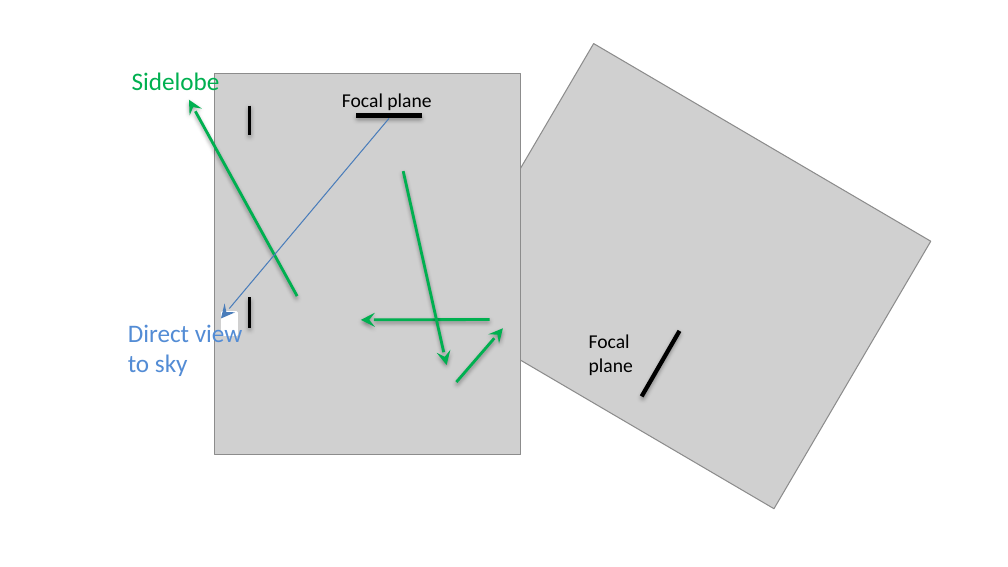
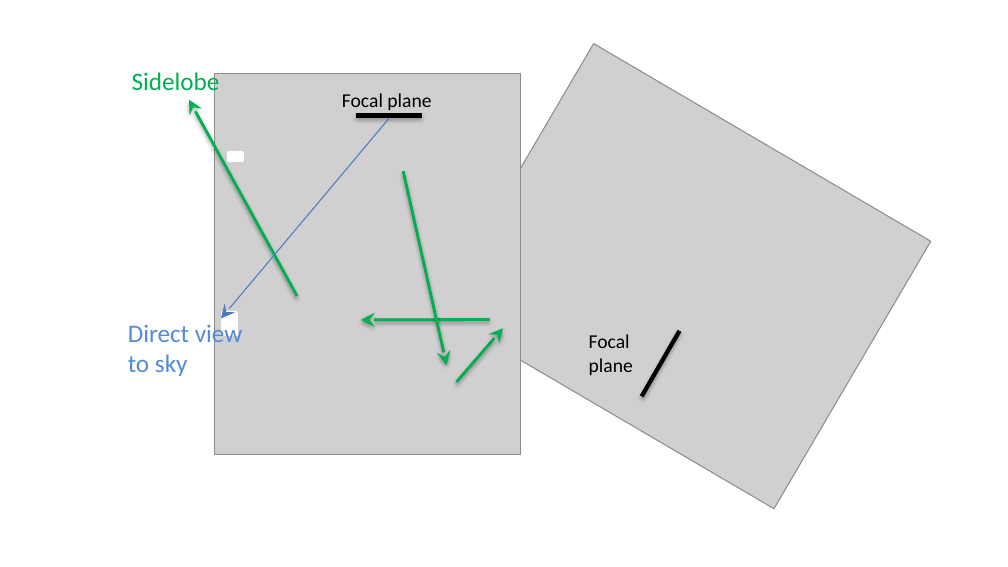
Before and after one commit to CMB-Probe/SPIE_optics_paper, a slide deck: slide 1 of editing_images/sidelobes.pptx. Drawn at 1008x567 pixels with LibreOffice and Linux fonts; fonts in the diff are those of the drawing; grey boxes stand for pictures. Boxes give left, top, right and bottom in pixels: in the first picture for what was removed or moved away, otherwise in the second. Text is boxed around its words. In the diff, an @@ line names an element or a change of style, - is before the commit and + after.

```diff
--- a/editing_images/sidelobes.pptx
+++ b/editing_images/sidelobes.pptx
@@ line removed from (249, 106) to (249, 135) @@
@@ rectangle added at (229, 152, 243, 160), fill #FFFFFF, outline #FFFFFF 2 pt @@
@@ line removed from (249, 297) to (249, 329) @@
```
Also in this commit, not shown: 9 other files.
